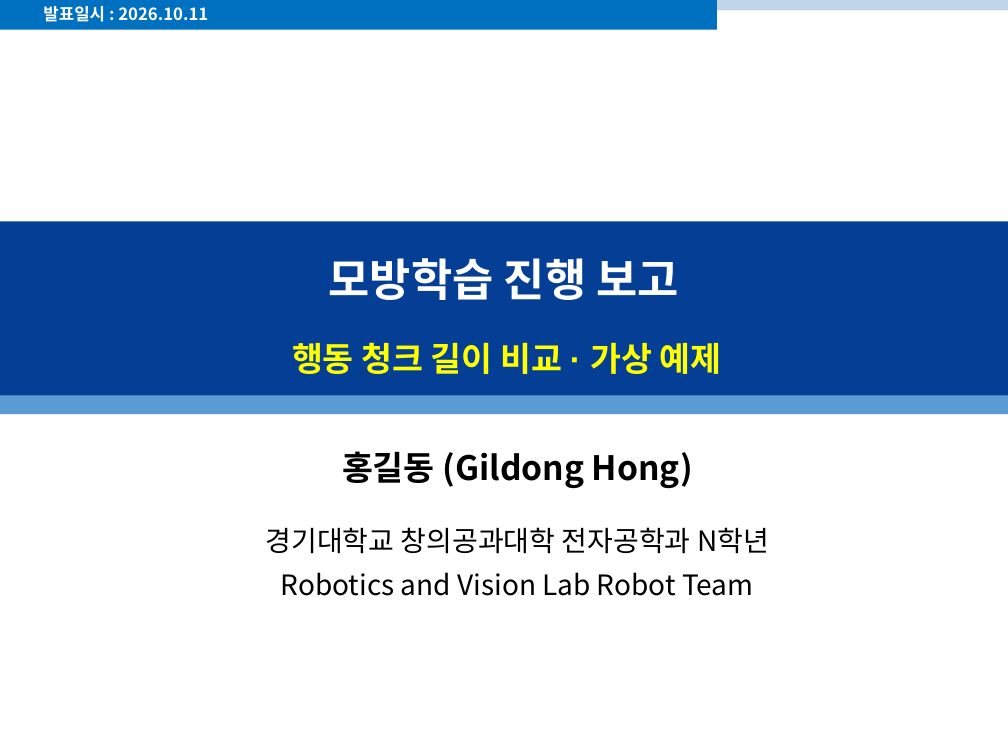
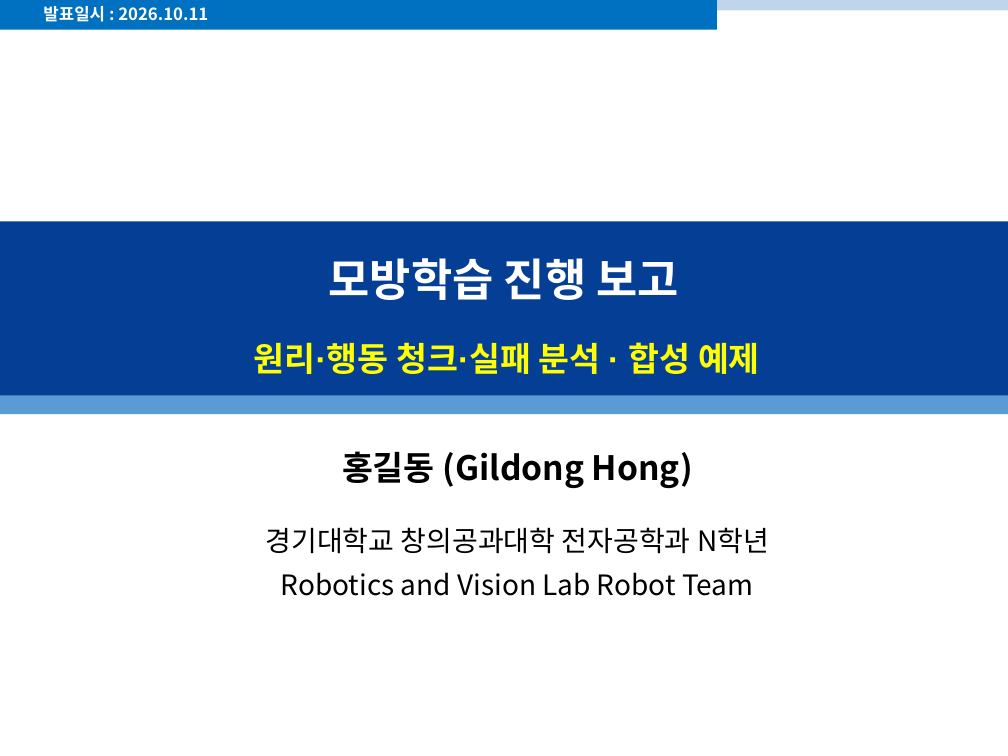
Before and after one commit to ahrism10M501/ppt_gener_harness, a slide deck: slide 1 of tasks/261011-example-il-progress/20261011_모방학습_진행_보고.pptx. Drawn at 1008x756 pixels with LibreOffice and Linux fonts; fonts in the diff are those of the drawing; background and template pictures are left out. Boxes give left, top, right and bottom in pixels: in the first picture for what was removed or moved away, otherwise in the second. Text is boxed around its words. In the diff, an @@ line names an element or a change of style, - is before the commit and + after.

```diff
--- a/tasks/261011-example-il-progress/20261011_모방학습_진행_보고.pptx
+++ b/tasks/261011-example-il-progress/20261011_모방학습_진행_보고.pptx
@@ subtitle at <box>254,342,760,374</box>: text changed @@
-행동 청크 길이 비교 · 가상 예제
+원리·행동 청크·실패 분석 · 합성 예제
```
Also in this commit, not shown: 7 other slides changed, 10 slides added, 2 slides removed, 30 other files.
